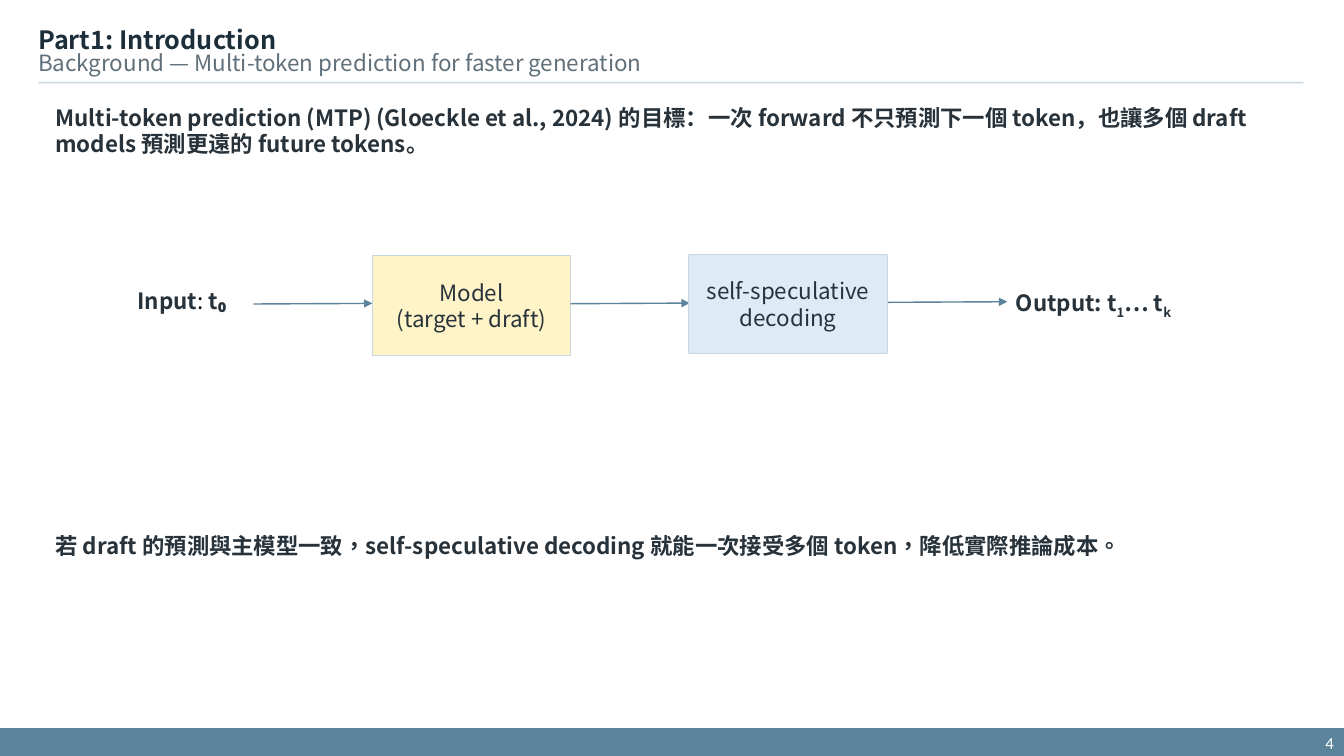
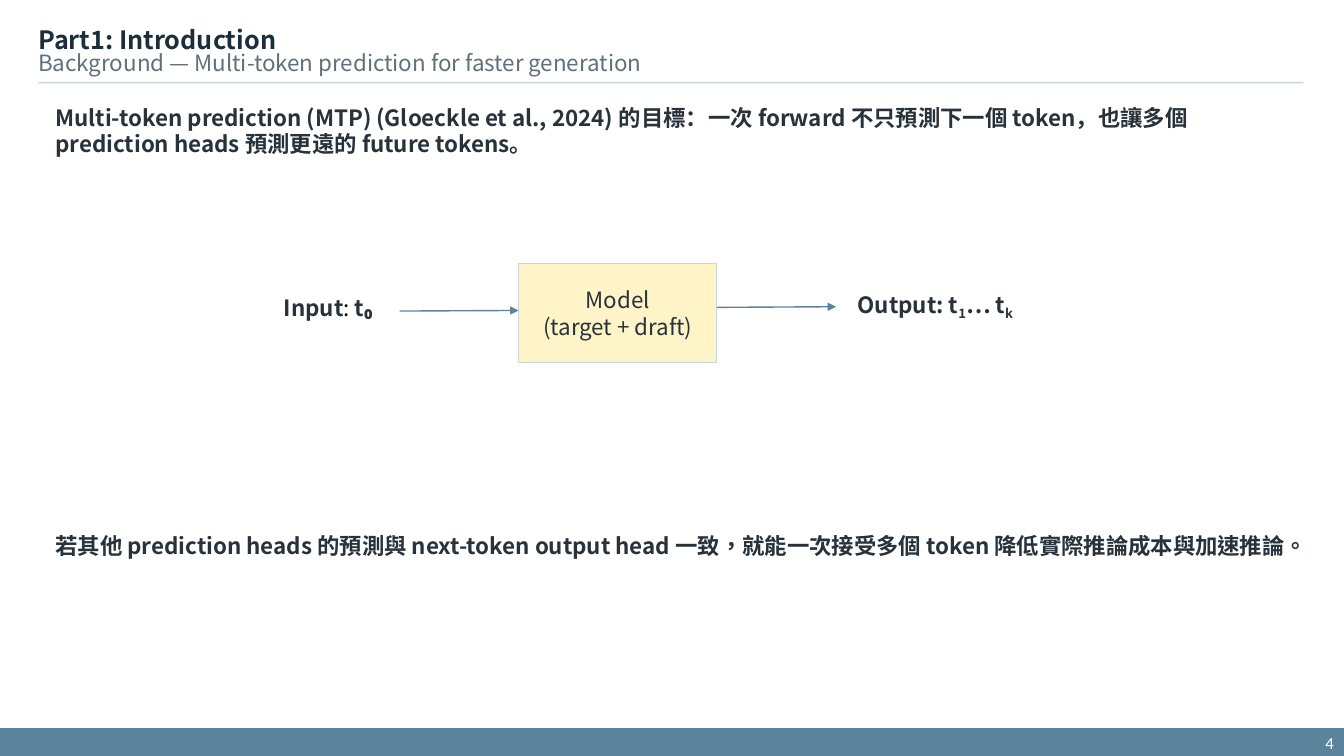
Before and after one commit to xdfg12456/llama-mtp, a slide deck: slide 4 of doc/mtp_with_consistency_method_v2.pptx. Drawn at 1344x756 pixels with LibreOffice and Linux fonts; fonts in the diff are those of the drawing. Boxes give left, top, right and bottom in pixels: in the first picture for what was removed or moved away, otherwise in the second. Text is boxed around its words. In the diff, an @@ line names an element or a change of style, - is before the commit and + after.

Commit message:
update ppt

```diff
--- a/doc/mtp_with_consistency_method_v2.pptx
+++ b/doc/mtp_with_consistency_method_v2.pptx
@@ text at box(55, 107, 1188, 157): text changed @@
-Multi-token prediction (MTP) (Gloeckle et al., 2024) 的目標：一次 forward 不只預測下一個 token，也讓多個 draft models 預測更遠的 future tokens。
+Multi-token prediction (MTP) (Gloeckle et al., 2024) 的目標：一次 forward 不只預測下一個 token，也讓多個 prediction heads 預測更遠的 future tokens。
@@ text "Input: t₀": place and size @@
-text "Input: t₀" at box(138, 292, 227, 314)
+text "Input: t₀" at box(284, 299, 373, 321)
@@ rectangle "Model": place and size @@
-rectangle "Model" at box(372, 256, 571, 355)
+rectangle "Model" at box(518, 263, 717, 362)
@@ rectangle removed at box(689, 254, 887, 353) @@
-self-speculative decoding
@@ text "Output: t1… tk": place and size @@
-text "Output: t1… tk" at box(1016, 294, 1102, 316)
+text "Output: t1… tk" at box(858, 296, 944, 318)
@@ arrow moved from (253, 304) - (372, 303) to (399, 312) - (518, 311) @@
@@ arrow removed from (571, 303) to (690, 303) @@
@@ arrow moved from (888, 302) - (1007, 301) to (717, 308) - (836, 307) @@
@@ text at box(56, 535, 1307, 559): text changed @@
-若 draft 的預測與主模型一致，self-speculative decoding 就能一次接受多個 token，降低實際推論成本。
+若其他 prediction heads 的預測與 next-token output head 一致，就能一次接受多個 token 降低實際推論成本與加速推論。
```
Also in this commit, not shown: 13 other slides changed.
